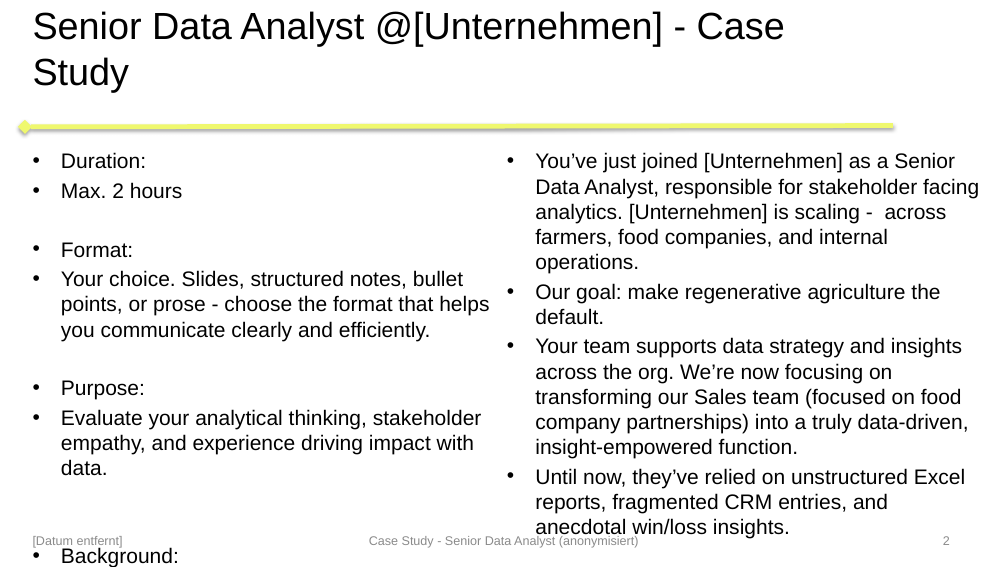
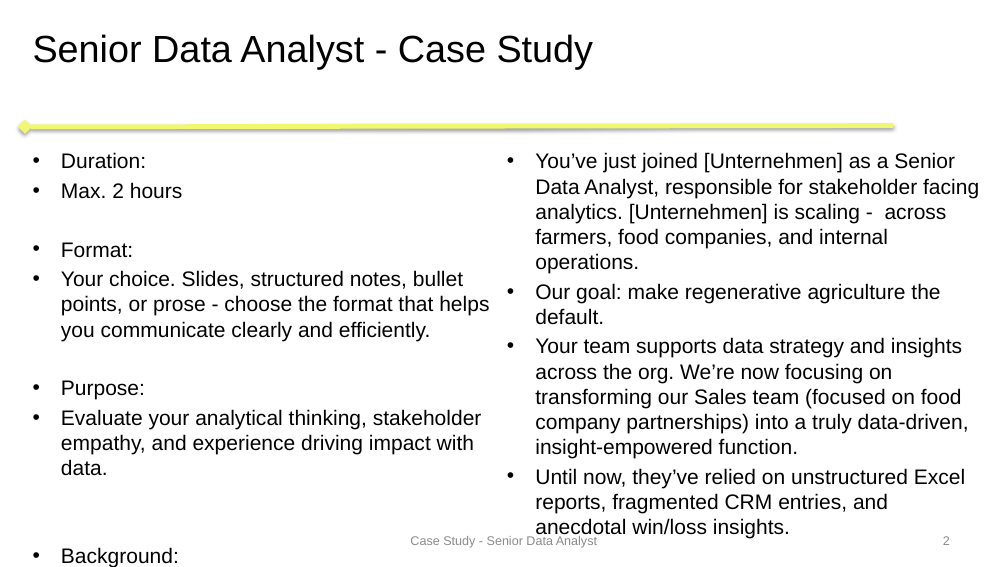
Before and after one commit to jana212/portfolio, a slide deck: slide 2 of showcases/sales_insights/assets/sales_insight_case_study_anonymized.pptx. Drawn at 1008x567 pixels with LibreOffice and Linux fonts; fonts in the diff are those of the drawing; background and template pictures are left out. Boxes give left, top, right and bottom in pixels: in the first picture for what was removed or moved away, otherwise in the second. Text is boxed around its words. In the diff, an @@ line names an element or a change of style, - is before the commit and + after.

```diff
--- a/showcases/sales_insights/assets/sales_insight_case_study_anonymized.pptx
+++ b/showcases/sales_insights/assets/sales_insight_case_study_anonymized.pptx
@@ title at <box>33,34,594,69</box>: text changed @@
-Senior Data Analyst @[Unternehmen] - Case Study
+Senior Data Analyst - Case Study
@@ text removed at <box>33,536,123,548</box> @@
-[Datum entfernt]
@@ text at <box>410,536,597,548</box>: text changed @@
-Case Study - Senior Data Analyst (anonymisiert)
+Case Study - Senior Data Analyst
```
Also in this commit, not shown: 13 other slides changed, 1 other file.
